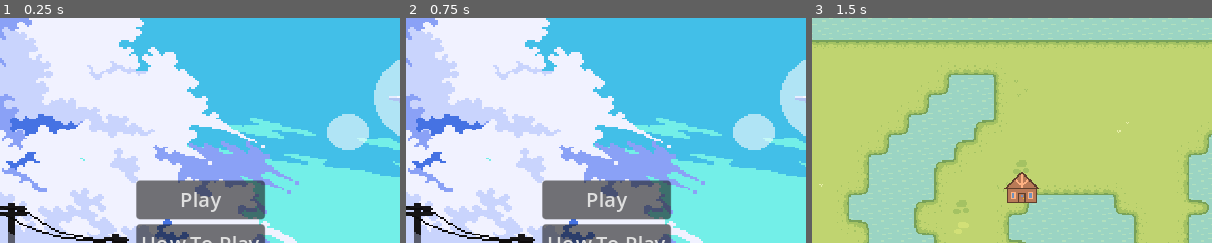
Above: before the commit, frames 1-3 (left to right).
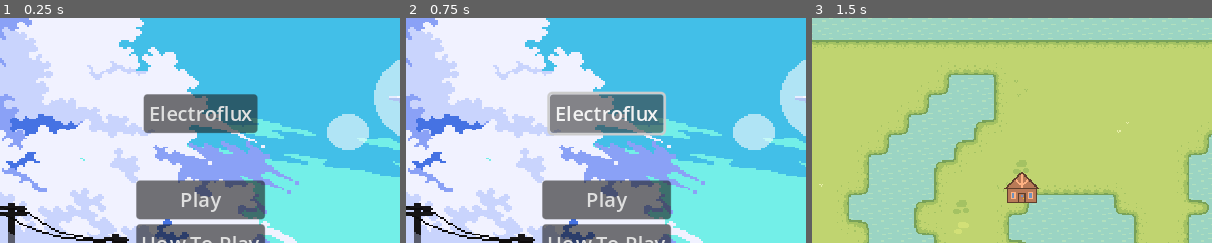
Above: after the commit, the same moments.

Repository: HasaanToor/Electroflux
Game: Godot game, scene res://MainMenu/MainMenu.tscn
The game is run twice, just before and just after one commit, with the same random seed, the same clock (stepped at 60 frames per second) and the same inputs.
Inputs (mouse positions are % of the whole screen's width and height, from its top left):
- Up to frame 1 (0.25 s): no input
- Up to frame 2 (0.75 s): click (50, 21) at 0.5 s, where only the run after the commit has a clickable "Electroflux"
- Up to frame 3 (1.5 s): click "Play" at 1.25 s
The pictures show only the part of the screen within x 25-75%, y 0-50%; the shares and areas given below are measured in that part.

The runs differ from the first frame. In frame 1, 5.0% of the frame differs, in the area x 35-65%, y 33-52%; in frame 2, 5.6%, in the area x 35-65%, y 32-53%; in frame 3, nothing differs.

Commit message:
Updated main menu and uploaded project status report

Diff:
--- a/Godot Project Files/MainMenu/MainMenu.tscn
+++ b/Godot Project Files/MainMenu/MainMenu.tscn
@@ -16,6 +16,18 @@
 scale = Vector2(0.34, 0.29)
 texture = ExtResource("2_nv4ns")
 centered = false
+
+[node name="Button" type="Button" parent="."]
+layout_mode = 1
+anchors_preset = 5
+anchor_left = 0.5
+anchor_right = 0.5
+offset_left = -45.0
+offset_top = 61.0
+offset_right = 46.0
+offset_bottom = 92.0
+grow_horizontal = 2
+text = "Electroflux"
 
 [node name="MarginContainer" type="MarginContainer" parent="."]
 layout_mode = 1
Not shown, added: Project_Status_Report_1_Nov_2nd.pdf
